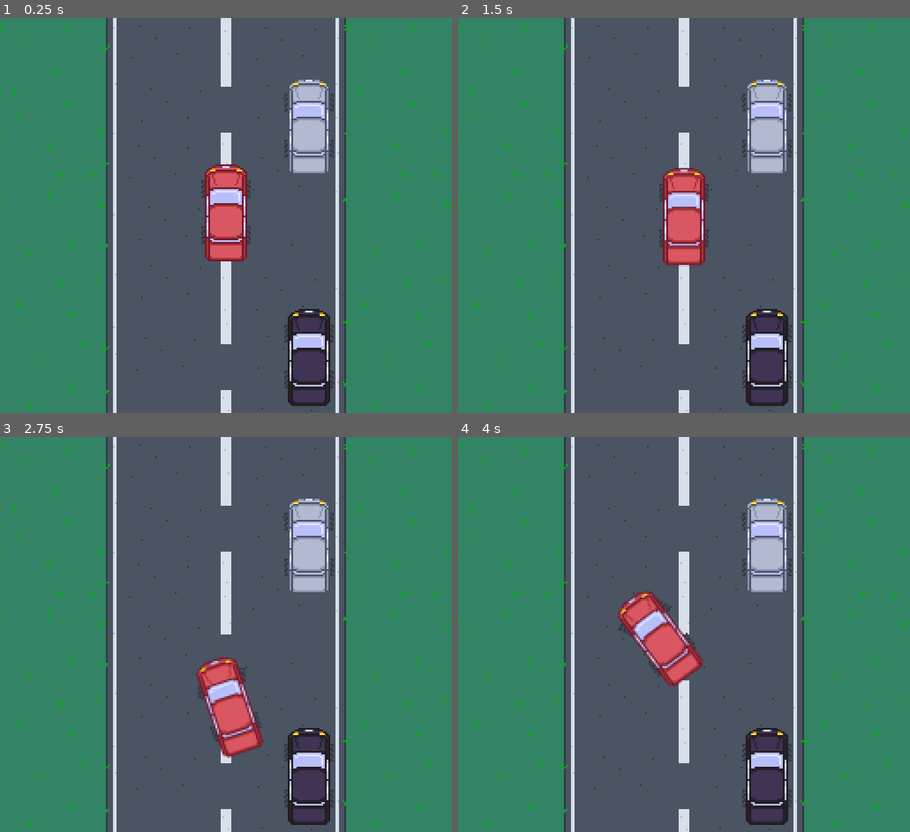
Above: before the commit, frames 1-4 (two rows, left to right).
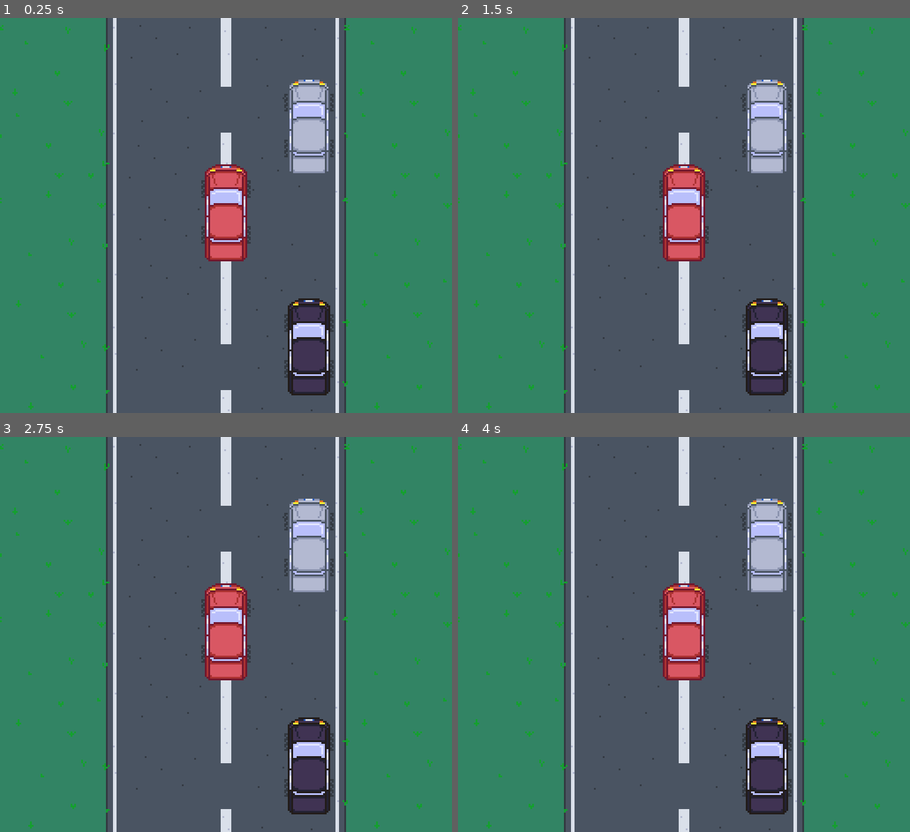
Above: after the commit, the same moments.

Repository: vksilva/godot_playground
Game: Godot game, scene res://scenes/parking.tscn
The game is run twice, just before and just after one commit, with the same random seed, the same clock (stepped at 60 frames per second) and the same inputs. Before the commit the project starts from res://scenes/node_2d.tscn.
Inputs:
- Up to frame 1 (0.25 s): no input
- Up to frame 2 (1.5 s): tap Enter at 0.5 s; hold Right (ui_right) 0.53-1.28 s; hold R 0.53-1.28 s; tap Space at 1.25 s; hold Down (ui_down) from 1.28 s (still down); tap R at 1.35 s
- Up to frame 3 (2.75 s): release Down (ui_down) at 2.03 s; hold Right (ui_right) from 2.03 s (still down); hold R from 2.03 s (still down)
- Up to frame 4 (4 s): tap Enter at 2.75 s; release Right (ui_right) at 2.78 s; release R at 2.78 s; hold Up (ui_up) 2.78-3.53 s; tap R at 2.85 s; hold Left (ui_left) from 3.53 s (still down); hold R from 3.53 s (still down)

The runs differ from the first frame. In frame 1, 1.8% of the frame differs, in the area x 62-74%, y 70-99%; in frame 2, 2.9%; in frame 3, 5.8%, in the area x 43-74%, y 37-99%; in frame 4, 5.0%.

Commit message:
stuff

Diff:
--- a/project.godot
+++ b/project.godot
@@ -11,7 +11,7 @@
 [application]
 
 config/name="playground"
-run/main_scene="res://scenes/node_2d.tscn"
+run/main_scene="res://scenes/parking.tscn"
 config/features=PackedStringArray("4.2", "Mobile")
 config/icon="res://icon.svg"
 
--- a/scenes/node_2d.tscn
+++ b/scenes/parking.tscn
@@ -1,37 +1,38 @@
 [gd_scene load_steps=9 format=3 uid="uid://dcxaqdtblugt7"]
 
-[ext_resource type="Texture2D" uid="uid://bqadxwhjewyj3" path="res://sprites/track_street.png" id="1_188m1"]
-[ext_resource type="Texture2D" uid="uid://ds3qt3t3gkcva" path="res://sprites/wheel_small.png" id="3_4egyr"]
-[ext_resource type="Script" path="res://scripts/car_controller.gd" id="3_hamfo"]
-[ext_resource type="Texture2D" uid="uid://boorlf3eakk1e" path="res://sprites/car_body_red.png" id="4_2k8vu"]
-[ext_resource type="Texture2D" uid="uid://dg34ouwaw5o81" path="res://sprites/car_body_silver.png" id="5_xx646"]
-[ext_resource type="Texture2D" uid="uid://c4i30rhsa4cdc" path="res://sprites/car_body_purple.png" id="6_eqkc5"]
-[ext_resource type="Script" path="res://scripts/game_controller.gd" id="6_wr8rc"]
-[ext_resource type="AudioStream" uid="uid://chjqn5wagreqq" path="res://sounds/crash.wav" id="7_ui5a8"]
+[ext_resource type="Texture2D" uid="uid://bqadxwhjewyj3" path="res://sprites/track_street.png" id="1_udn0p"]
+[ext_resource type="Script" path="res://scripts/car_controller.gd" id="2_o4d4b"]
+[ext_resource type="Texture2D" uid="uid://ds3qt3t3gkcva" path="res://sprites/wheel_small.png" id="3_0c6d3"]
+[ext_resource type="Texture2D" uid="uid://boorlf3eakk1e" path="res://sprites/car_body_red.png" id="4_imwt3"]
+[ext_resource type="Texture2D" uid="uid://dg34ouwaw5o81" path="res://sprites/car_body_silver.png" id="5_gs4k5"]
+[ext_resource type="Texture2D" uid="uid://c4i30rhsa4cdc" path="res://sprites/car_body_purple.png" id="6_7e2g6"]
+[ext_resource type="Script" path="res://scripts/game_controller.gd" id="7_f3emi"]
+[ext_resource type="AudioStream" uid="uid://chjqn5wagreqq" path="res://sounds/crash.wav" id="8_sa1fs"]
 
 [node name="Node2D" type="Node2D"]
+texture_filter = 1
 
 [node name="Track" type="Sprite2D" parent="."]
-texture = ExtResource("1_188m1")
+texture = ExtResource("1_udn0p")
 
 [node name="CarBody" type="Node2D" parent="."]
-script = ExtResource("3_hamfo")
+script = ExtResource("2_o4d4b")
 
 [node name="TopLeftWheel" type="Sprite2D" parent="CarBody"]
 position = Vector2(-12, -15)
-texture = ExtResource("3_4egyr")
+texture = ExtResource("3_0c6d3")
 
 [node name="TopRightWheel" type="Sprite2D" parent="CarBody"]
 position = Vector2(12, -15)
-texture = ExtResource("3_4egyr")
+texture = ExtResource("3_0c6d3")
 
 [node name="DownLeftWheel" type="Sprite2D" parent="CarBody"]
 position = Vector2(-12, 11)
-texture = ExtResource("3_4egyr")
+texture = ExtResource("3_0c6d3")
 
 [node name="DownRightWheel" type="Sprite2D" parent="CarBody"]
 position = Vector2(12, 11)
-texture = ExtResource("3_4egyr")
+texture = ExtResource("3_0c6d3")
 
 [node name="Area2D" type="Area2D" parent="CarBody"]
 
@@ -68,26 +69,26 @@
 polygon = PackedVector2Array(-12, -22, -9, -25, -6, -27, 6, -27, 9, -25, 12, -22, 12, -18, 14, -18, 14, -8, 12, -8, 12, 7, 14, 7, 14, 18, 12, 18, 12, 27, 10, 27, 10, 28, -10, 28, -10.0882, 27, -12, 27, -12, 18, -14, 18, -14, 8, -12, 8, -12, -8, -14, -8, -14, -18, -12, -18)
 
 [node name="Sprite2D" type="Sprite2D" parent="CarBody4"]
-texture = ExtResource("5_xx646")
+texture = ExtResource("5_gs4k5")
 
 [node name="CarBody5" type="Node2D" parent="."]
-position = Vector2(47, 82)
+position = Vector2(47, 76)
 
 [node name="TopLeftWheel" type="Sprite2D" parent="CarBody5"]
 position = Vector2(-12, -15)
-texture = ExtResource("3_4egyr")
+texture = ExtResource("3_0c6d3")
 
 [node name="TopRightWheel" type="Sprite2D" parent="CarBody5"]
 position = Vector2(12, -15)
-texture = ExtResource("3_4egyr")
+texture = ExtResource("3_0c6d3")
 
 [node name="DownLeftWheel" type="Sprite2D" parent="CarBody5"]
 position = Vector2(-12, 11)
-texture = ExtResource("3_4egyr")
+texture = ExtResource("3_0c6d3")
 
 [node name="DownRightWheel" type="Sprite2D" parent="CarBody5"]
 position = Vector2(12, 11)
-texture = ExtResource("3_4egyr")
+texture = ExtResource("3_0c6d3")
 
 [node name="Area2D" type="Area2D" parent="CarBody5"]
 
--- a/scripts/car_controller.gd
+++ b/scripts/car_controller.gd
@@ -14,43 +14,46 @@
 @onready var audio_stream: AudioStreamPlayer2D = $"../AudioStreamPlayer2D"
 
 func _ready():
-	area_2d.area_entered.connect(_on_area_entered)
+    area_2d.area_entered.connect(_on_area_entered)
 
 # Called every frame. 'delta' is the elapsed time since the previous frame.
 func _process(delta):
-	if is_car_crashed:
-		return
-	var wheel_current_rotation = 0
-	var up_or_down = false
+    if Input.is_key_pressed(KEY_R):
+        get_tree().change_scene_to_file("res://scenes/parking.tscn")
 
-	if Input.is_action_pressed("ui_right"):
-		self.rotation += rotation_speed * delta * (velocity/max_velocity)
-		wheel_current_rotation += wheel_rotation
-	if Input.is_action_pressed("ui_left"):
-		self.rotation -= rotation_speed * delta * (velocity/max_velocity)
-		wheel_current_rotation += -wheel_rotation
-	if Input.is_action_pressed("ui_down"):
-		velocity -= acceleration * delta
-		up_or_down = true
-	if Input.is_action_pressed("ui_up"):
-		velocity += acceleration * delta
-		up_or_down = true
+    if is_car_crashed:
+        return
+    var wheel_current_rotation = 0
+    var up_or_down = false
 
-	if !up_or_down:
-		if velocity > 0:
-			velocity = max( (velocity - friction * delta), 0)
-		if velocity < 0:
-			velocity = min( (velocity + friction * delta), 0)
+    if Input.is_action_pressed("ui_right"):
+        self.rotation += rotation_speed * delta * (velocity/max_velocity)
+        wheel_current_rotation += wheel_rotation
+    if Input.is_action_pressed("ui_left"):
+        self.rotation -= rotation_speed * delta * (velocity/max_velocity)
+        wheel_current_rotation += -wheel_rotation
+    if Input.is_action_pressed("ui_down"):
+        velocity -= acceleration * delta
+        up_or_down = true
+    if Input.is_action_pressed("ui_up"):
+        velocity += acceleration * delta
+        up_or_down = true
 
-	velocity = clamp(velocity, -max_velocity, max_velocity)
+    if !up_or_down:
+        if velocity > 0:
+            velocity = max( (velocity - friction * delta), 0)
+        if velocity < 0:
+            velocity = min( (velocity + friction * delta), 0)
 
-	top_left_wheel.rotation = wheel_current_rotation
-	top_right_wheel.rotation = wheel_current_rotation
+    velocity = clamp(velocity, -max_velocity, max_velocity)
 
-	self.position += self.transform.basis_xform(Vector2.UP) * velocity * delta
+    top_left_wheel.rotation = wheel_current_rotation
+    top_right_wheel.rotation = wheel_current_rotation
+
+    self.position += self.transform.basis_xform(Vector2.UP) * velocity * delta
 
 
 func _on_area_entered(area: Area2D):
-	print("Bonc" + area.name)
-	audio_stream.play()
-	is_car_crashed = true
+    print("Bonc" + area.name)
+    audio_stream.play()
+    is_car_crashed = true
--- a/scripts/game_controller.gd
+++ b/scripts/game_controller.gd
@@ -3,4 +3,4 @@
 
 # Called every frame. 'delta' is the elapsed time since the previous frame.
 func _process(delta):
-	pass
+    pass
Not shown, changed: export_presets.cfg
Not shown: 2 places in scenes/parking.tscn that only renumber resources
Not shown, changed: sprites/car_body.png.import
Not shown, changed: sprites/car_body_2.png.import
Not shown, changed: sprites/car_body_blue.png.import
Not shown, changed: sprites/car_body_purple.png.import
Not shown, changed: sprites/car_body_red.png.import
Not shown, changed: sprites/car_body_silver.png.import
Not shown, changed: sprites/track.png.import
Not shown, changed: sprites/track_street.png.import
Not shown, changed: sprites/wheel.png.import
Not shown, changed: sprites/wheel_small.png.import
